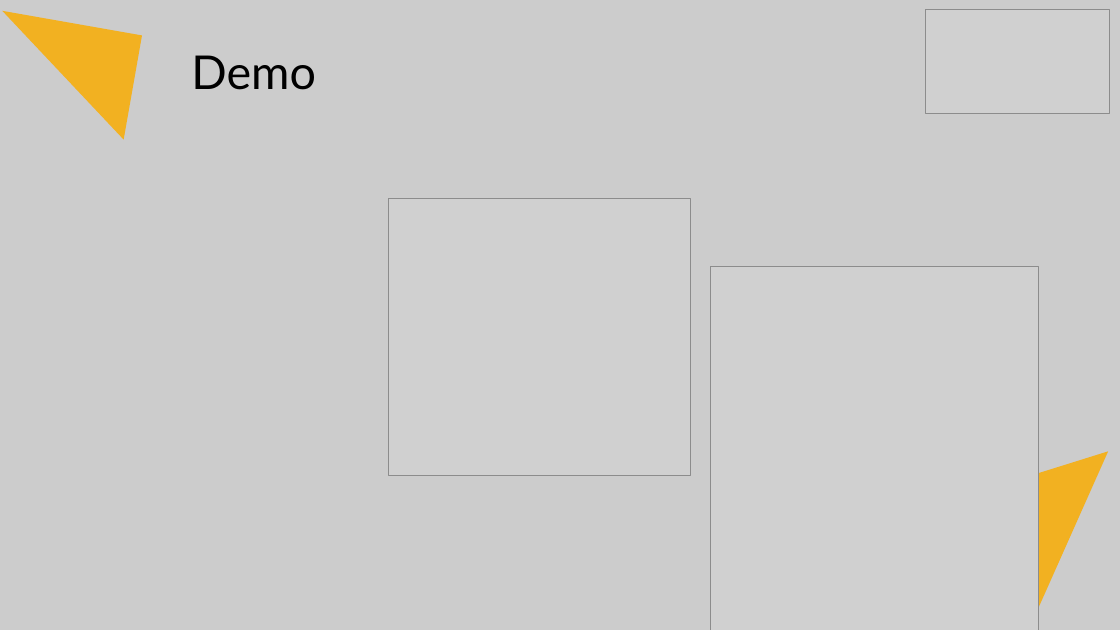
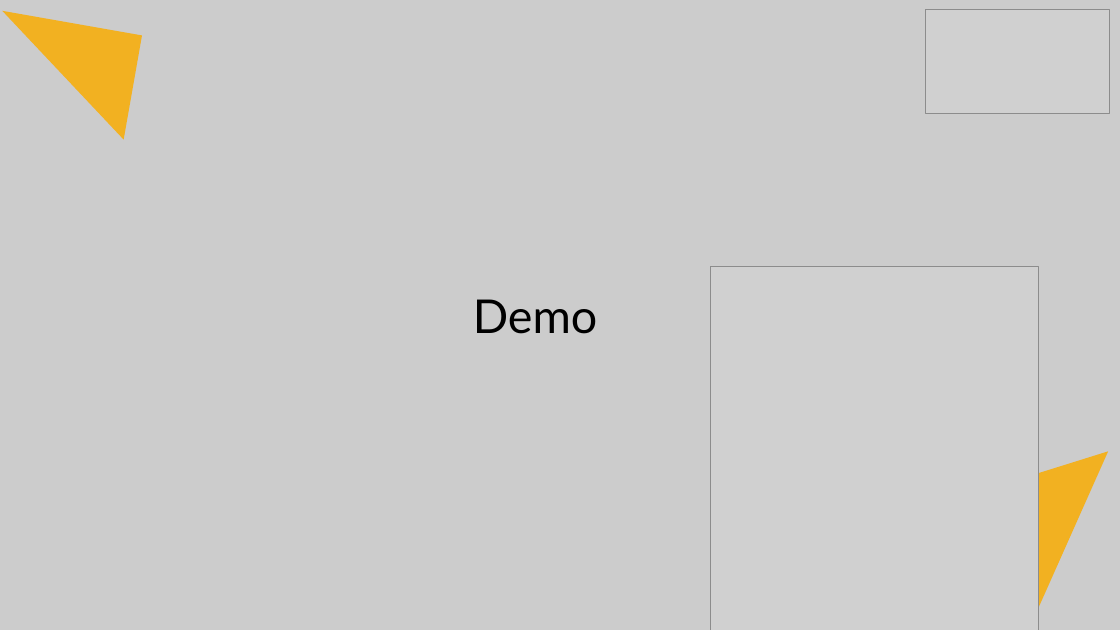
Before and after one commit to Fortigi/IdentityInsights, a slide deck: slide 36 of Presentation/Identity Insights.pptx (slide 24 before the commit). Drawn at 1120x630 pixels with LibreOffice and Linux fonts; fonts in the diff are those of the drawing; grey boxes stand for pictures. Boxes give left, top, right and bottom in pixels: in the first picture for what was removed or moved away, otherwise in the second. Text is boxed around its words. In the diff, an @@ line names an element or a change of style, - is before the commit and + after.

```diff
--- a/Presentation/Identity Insights.pptx
+++ b/Presentation/Identity Insights.pptx
@@ picture removed at box(388, 198, 691, 476) @@
@@ text "Demo": place and size @@
-text "Demo" at box(191, 55, 316, 90)
+text "Demo" at box(473, 299, 598, 334)
```
Also in this commit, not shown: 14 other slides changed, 16 slides added, 2 slides removed.
